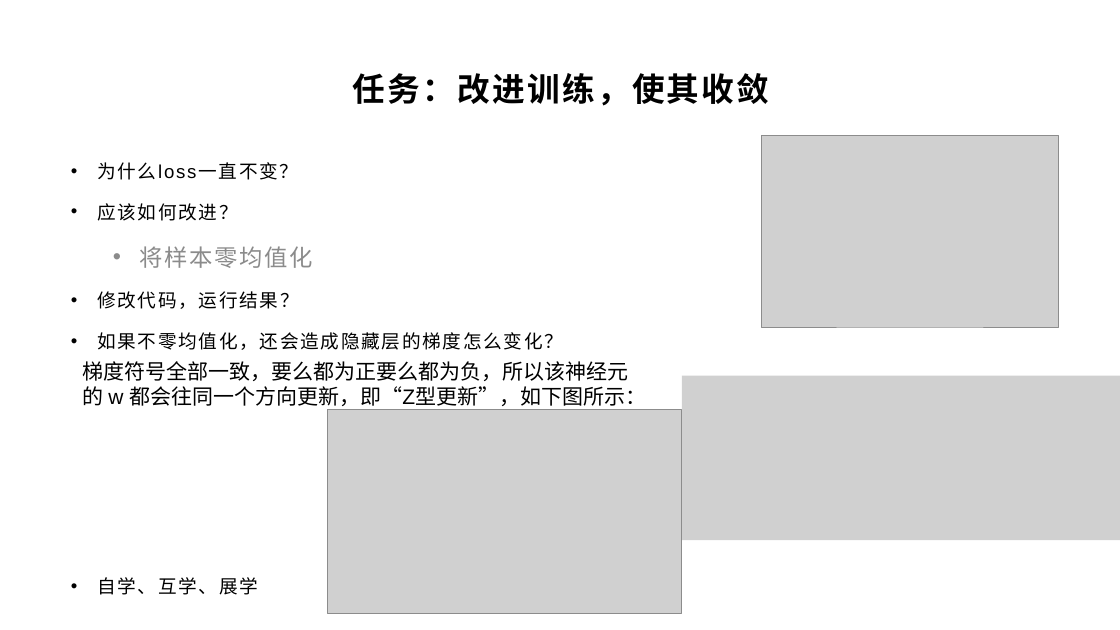
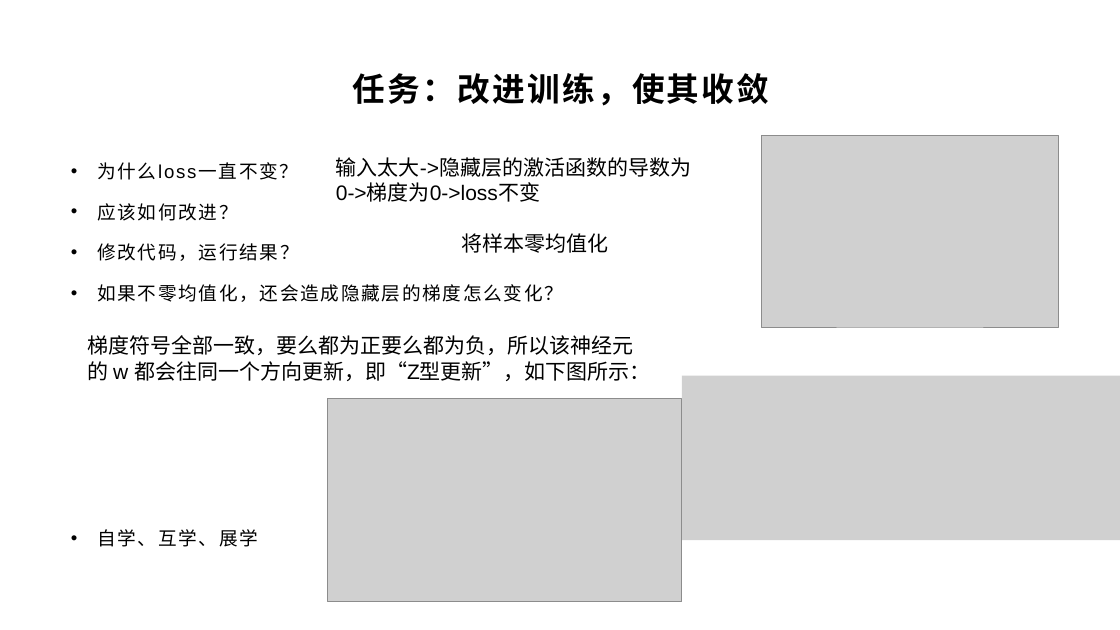
Before and after one commit to yyc-git/DeepLearningEdu, a slide deck: slide 13 of lessons/2_gender_analyze/ppt/“判断性别”Demo需求分析和初步设计（下2）.pptx (slide 14 before the commit). Drawn at 1120x630 pixels with LibreOffice and Linux fonts; fonts in the diff are those of the drawing; grey boxes stand for pictures; background and template pictures are left out. Boxes give left, top, right and bottom in pixels: in the first picture for what was removed or moved away, otherwise in the second. Text is boxed around its words. In the diff, an @@ line names an element or a change of style, - is before the commit and + after.

```diff
--- a/lessons/2_gender_analyze/ppt/“判断性别”Demo需求分析和初步设计（下2）.pptx
+++ b/lessons/2_gender_analyze/ppt/“判断性别”Demo需求分析和初步设计（下2）.pptx
@@ text added at <box>336,157,691,202</box>, 18 pt, text #000000 @@
+输入太大->隐藏层的激活函数的导数为0->梯度为0->loss不变
@@ text added at <box>462,233,609,253</box>, 18 pt, text #000000 @@
+将样本零均值化
@@ text at <box>139,246,313,268</box>: paragraph removed @@
-  • 将样本零均值化
@@ text "梯度符号全部一致，要么都为正要么都为负，所以该神经元的 w 都会往同一个方向更新，即“Z型更新”，如下图所示：": place and size @@
-text "梯度符号全部一致，要么都为正要么都为负，所以该神经元的 w 都会往同一个方向更新，即“Z型更新”，如下图所示：" at <box>83,361,646,406</box>
+text "梯度符号全部一致，要么都为正要么都为负，所以该神经元的 w 都会往同一个方向更新，即“Z型更新”，如下图所示：" at <box>87,335,651,381</box>
@@ picture: place and size @@
-picture at <box>328,410,682,613</box>
+picture at <box>328,399,682,602</box>
```
Also in this commit, not shown: 8 other slides changed, 1 slide removed, 11 other files.
